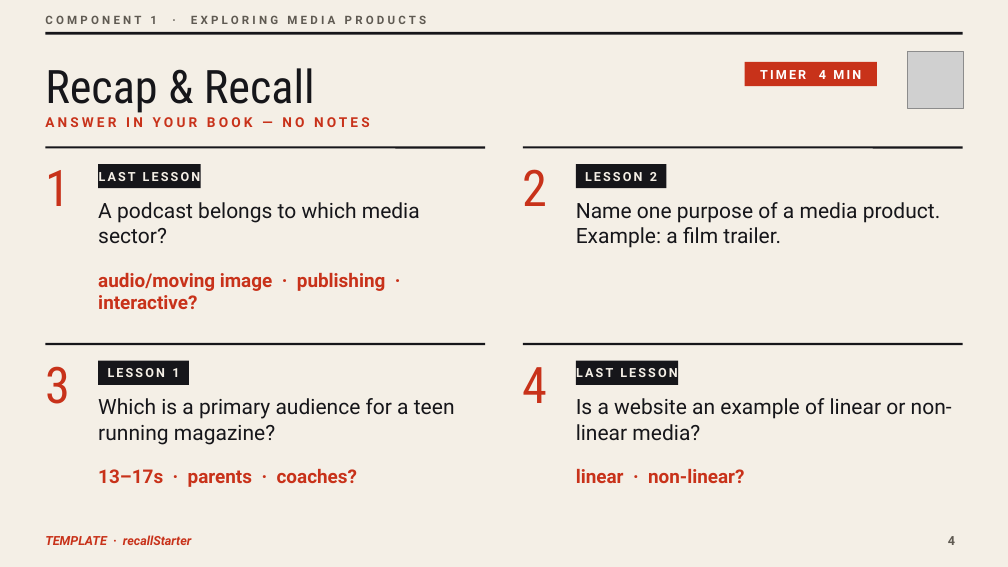
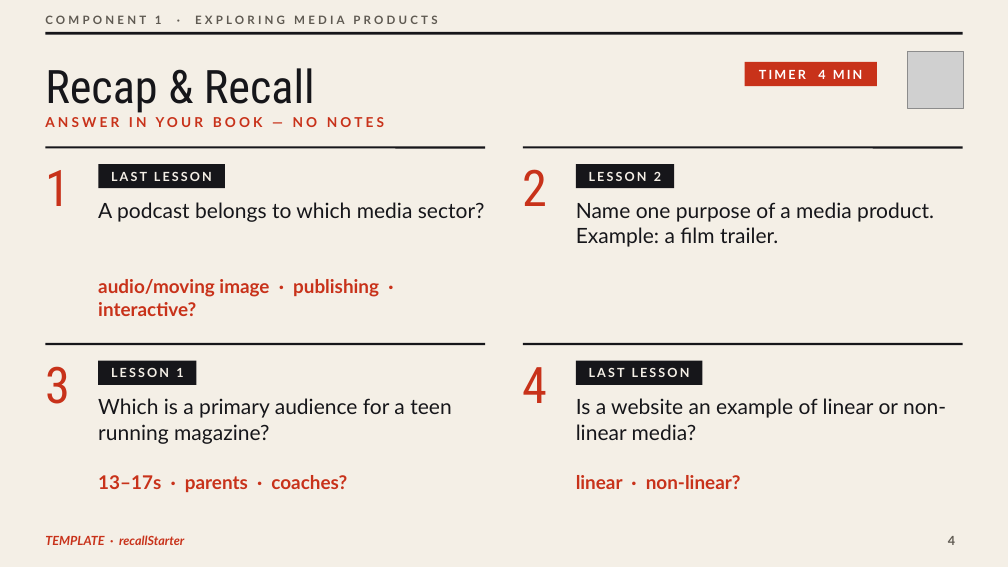
Before and after one commit to OGAComputing/interactive, a slide deck: slide 4 of _presentations/Y10_BTEC_CDM/C1_Deck_Template.pptx. Drawn at 1008x567 pixels with LibreOffice and Linux fonts; fonts in the diff are those of the drawing; grey boxes stand for pictures. Boxes give left, top, right and bottom in pixels: in the first picture for what was removed or moved away, otherwise in the second. Text is boxed around its words. In the diff, an @@ line names an element or a change of style, - is before the commit and + after.

```diff
--- a/_presentations/Y10_BTEC_CDM/C1_Deck_Template.pptx
+++ b/_presentations/Y10_BTEC_CDM/C1_Deck_Template.pptx
@@ font Roboto to Lato in 16 elements at (45,117,384,127), (98,202,485,222), (576,202,934,247), (98,398,451,444), (576,398,946,440), (759,70,863,79), (45,535,184,545), (948,536,955,545), (98,279,379,316), (98,475,347,492), (576,475,741,489), (589,172,661,181), (111,368,183,377), (111,172,212,181), (589,368,690,377), (45,15,437,24) @@
@@ rectangle: place and size @@
-rectangle at (98,164,200,188)
+rectangle at (98,164,225,188)
@@ rectangle: place and size @@
-rectangle at (576,164,667,188)
+rectangle at (576,164,675,188)
@@ rectangle: place and size @@
-rectangle at (98,361,189,385)
+rectangle at (98,361,197,385)
@@ rectangle: place and size @@
-rectangle at (576,361,678,385)
+rectangle at (576,361,703,385)
```
Also in this commit, not shown: 16 other slides changed, 1 slide added, 42 other files.
